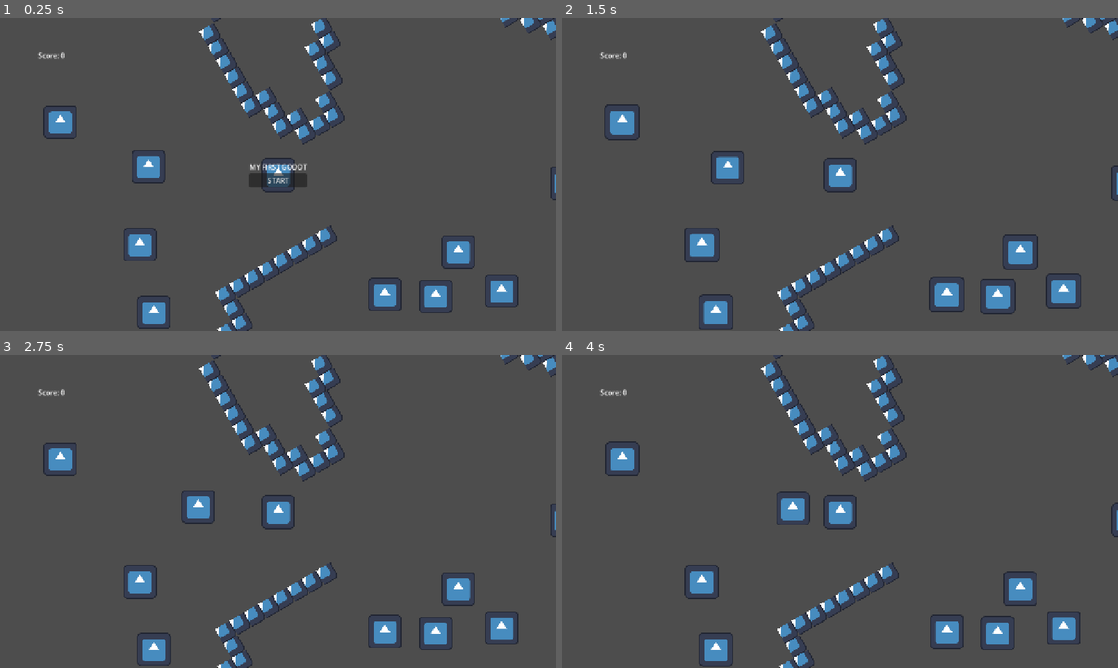
Above: before the commit, frames 1-4 (two rows, left to right).
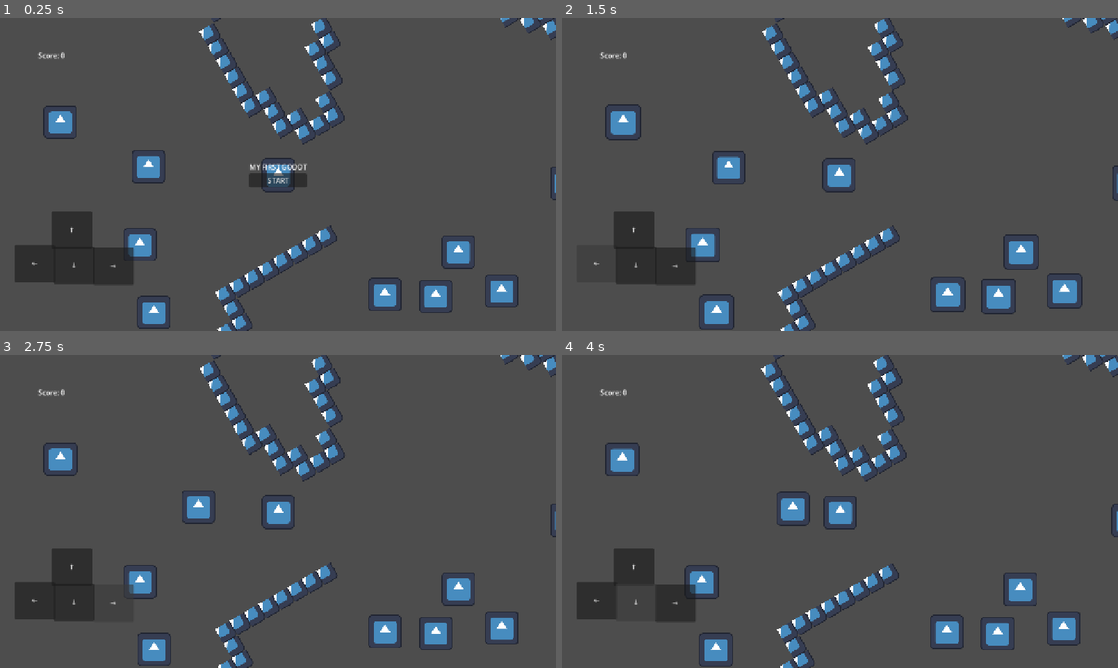
Above: after the commit, the same moments.

Repository: ocsarpo/MyFirstGodot
Game: Godot game, scene res://main.tscn
The game is run twice, just before and just after one commit, with the same random seed, the same clock (stepped at 60 frames per second) and the same inputs. The engine's default icon, where the game draws it, is replaced by a stand-in: a white triangle on a blue panel in a dark square.
Inputs (mouse positions are in pixels of both pictures, inside the frame that each line leads up to):
- Up to frame 1 (0.25 s): no input
- Up to frame 2 (1.5 s): click "START" at 0.5 s; click (595, 262) at 1.25 s, where only the run after the commit has a clickable "←"
- Up to frame 3 (2.75 s): click (111, 602) at 2 s, where only the run after the commit has a clickable "→"
- Up to frame 4 (4 s): click (634, 567) at 2.75 s, where only the run after the commit has a clickable "↑"; click (634, 602) at 3.5 s, where only the run after the commit has a clickable "↓"

The runs differ from the first frame. In frame 1, 3.3% of the frame differs, in the area x 2-24%, y 61-86%; in frame 2, 4.6%, in the area x 5-100%, y 0-100%; in frame 3, 3.0%; in frame 4, 3.3%.

Commit message:
learn: add mobile direction controls and restart button

Diff:
--- a/main.gd
+++ b/main.gd
@@ -4,6 +4,7 @@
 
 # Called when the node enters the scene tree for the first time.
 func _ready() -> void:
+	$CanvasLayer/RestartButton.hide()
 	$Player.score_changed.connect(_on_score_changed)
 	$Player.died.connect(_on_player_died)
 
@@ -64,6 +65,7 @@
 		Vector2.ONE,
 		0.1
 	)
+	$CanvasLayer/RestartButton.show()
 
 
 func _process(delta: float) -> void:
@@ -87,3 +89,30 @@
 
 	strart_screen.hide()
 	get_tree().paused = false
+
+func _on_left_button_button_down() -> void:
+	Input.action_press("move_left")
+
+func _on_left_button_button_up() -> void:
+	Input.action_release("move_left")
+
+func _on_right_button_button_down() -> void:
+	Input.action_press("move_right")
+
+func _on_right_button_button_up() -> void:
+	Input.action_release("move_right")
+
+func _on_up_button_button_down() -> void:
+	Input.action_press("move_up")
+
+func _on_up_button_button_up() -> void:
+	Input.action_release("move_up")
+
+func _on_down_button_button_down() -> void:
+	Input.action_press("move_down")
+
+func _on_down_button_button_up() -> void:
+	Input.action_release("move_down")
+
+func _on_restart_button_pressed() -> void:
+	get_tree().reload_current_scene()
--- a/main.tscn
+++ b/main.tscn
@@ -91,6 +91,54 @@
 layout_mode = 2
 text = "START"
 
+[node name="MobileControls" type="Control" parent="CanvasLayer" unique_id=2017122206]
+layout_mode = 3
+anchors_preset = 15
+anchor_right = 1.0
+anchor_bottom = 1.0
+grow_horizontal = 2
+grow_vertical = 2
+mouse_filter = 2
+
+[node name="LeftButton" type="Button" parent="CanvasLayer/MobileControls" unique_id=164068268]
+layout_mode = 0
+offset_left = 34.0
+offset_top = 522.0
+offset_right = 127.0
+offset_bottom = 608.0
+text = "←"
+
+[node name="RightButton" type="Button" parent="CanvasLayer/MobileControls" unique_id=401414104]
+layout_mode = 0
+offset_left = 215.0
+offset_top = 528.0
+offset_right = 308.0
+offset_bottom = 614.0
+text = "→"
+
+[node name="UpButton" type="Button" parent="CanvasLayer/MobileControls" unique_id=1007853949]
+layout_mode = 0
+offset_left = 119.0
+offset_top = 445.0
+offset_right = 212.0
+offset_bottom = 531.0
+text = "↑"
+
+[node name="DownButton" type="Button" parent="CanvasLayer/MobileControls" unique_id=572991900]
+layout_mode = 0
+offset_left = 124.0
+offset_top = 526.0
+offset_right = 217.0
+offset_bottom = 612.0
+text = "↓"
+
+[node name="RestartButton" type="Button" parent="CanvasLayer" unique_id=738441968]
+offset_left = 575.0
+offset_top = 358.0
+offset_right = 706.0
+offset_bottom = 389.0
+text = "RESTART"
+
 [node name="Item4" parent="." unique_id=740249182 instance=ExtResource("3_h2yge")]
 position = Vector2(706, 347)
 
@@ -100,7 +148,7 @@
 target = NodePath("../Player")
 
 [node name="Item5" parent="." unique_id=1115364892 instance=ExtResource("3_h2yge")]
-position = Vector2(169, 779)
+position = Vector2(120, 1002)
 
 [node name="Item6" parent="." unique_id=462432016 instance=ExtResource("3_h2yge")]
 position = Vector2(467, 1065)
@@ -156,3 +204,12 @@
 position = Vector2(1356, -753)
 
 [connection signal="pressed" from="CanvasLayer/StartScreen/CenterContainer/VBoxContainer/StartButton" to="." method="_on_start_button_pressed"]
+[connection signal="button_down" from="CanvasLayer/MobileControls/LeftButton" to="." method="_on_left_button_button_down"]
+[connection signal="button_up" from="CanvasLayer/MobileControls/LeftButton" to="." method="_on_left_button_button_up"]
+[connection signal="button_down" from="CanvasLayer/MobileControls/RightButton" to="." method="_on_right_button_button_down"]
+[connection signal="button_up" from="CanvasLayer/MobileControls/RightButton" to="." method="_on_right_button_button_up"]
+[connection signal="button_down" from="CanvasLayer/MobileControls/UpButton" to="." method="_on_up_button_button_down"]
+[connection signal="button_up" from="CanvasLayer/MobileControls/UpButton" to="." method="_on_up_button_button_up"]
+[connection signal="button_down" from="CanvasLayer/MobileControls/DownButton" to="." method="_on_down_button_button_down"]
+[connection signal="button_up" from="CanvasLayer/MobileControls/DownButton" to="." method="_on_down_button_button_up"]
+[connection signal="pressed" from="CanvasLayer/RestartButton" to="." method="_on_restart_button_pressed"]
Not shown, changed: README.md
Not shown, added: devlog/2026-10-23.md
Not shown, changed: docs/06-input-map.md
Not shown, changed: docs/11-basic-ui.md
